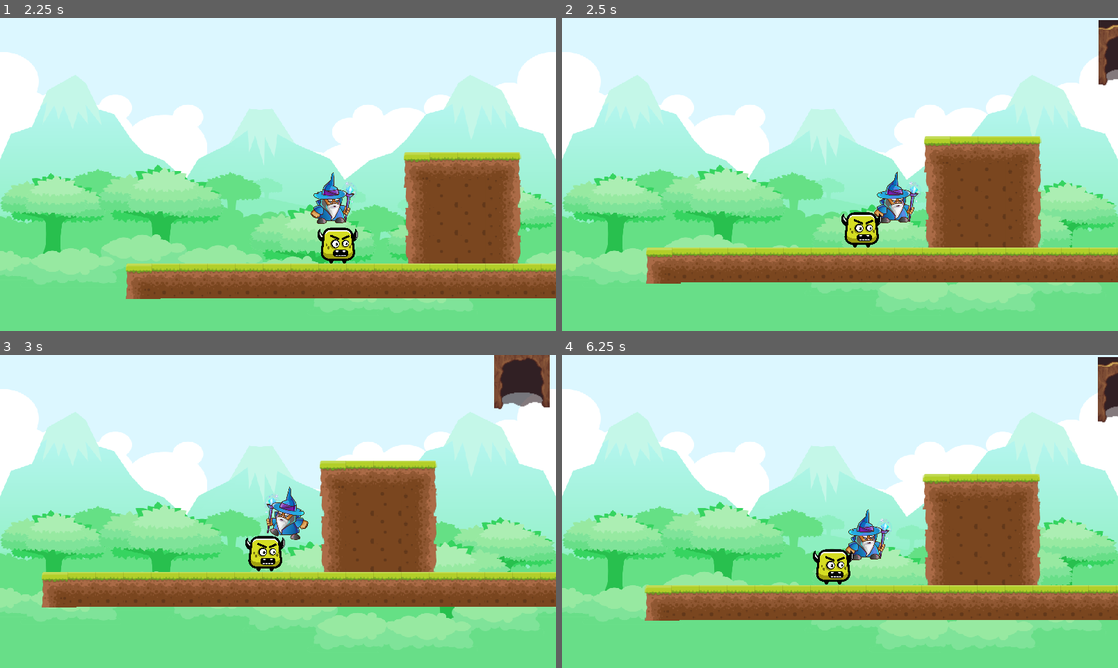
Above: before the commit, frames 1-4 (two rows, left to right).
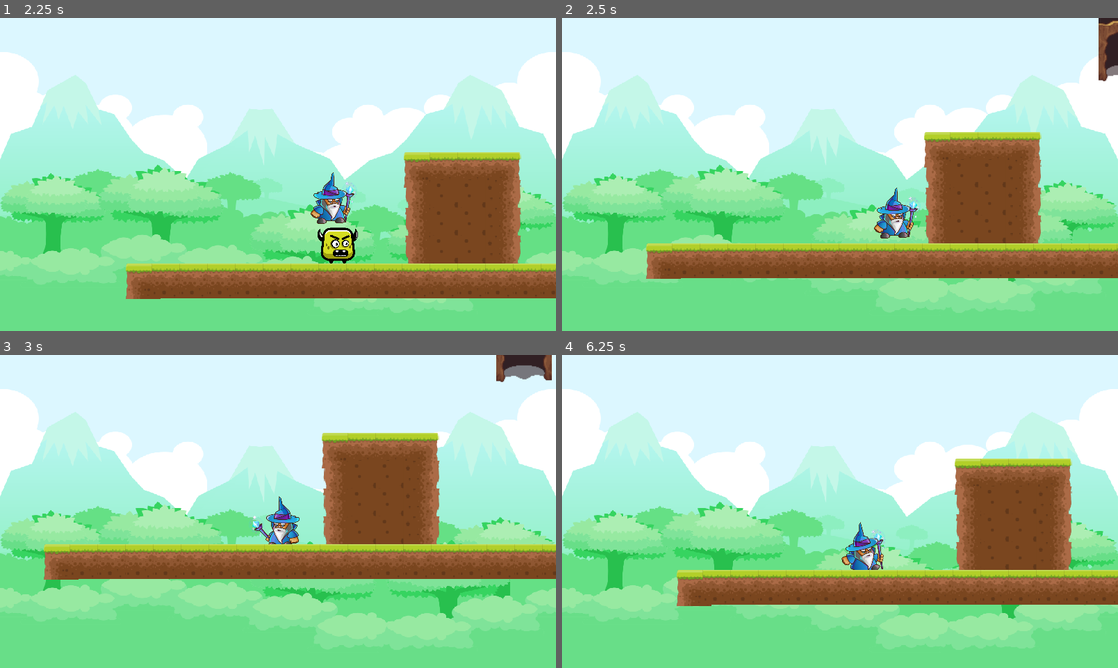
Above: after the commit, the same moments.

Repository: marivgil/TP_Games_Minion2
Game: Godot game, scene res://StartMenu.tscn
Same seed, same stepped clock (60 frames per second), same inputs: the game is played once before the commit and once after it.
Inputs:
- Up to frame 1 (2.25 s): click "Start Game" at 0.5 s; hold Right (ui_right) from 1.28 s (still down); tap Up (ui_up) at 1.52 s
- Up to frame 2 (2.5 s): keep holding Right (ui_right); tap Up (ui_up) at 2.27 s
- Up to frame 3 (3 s): release Right (ui_right) at 2.78 s; hold Left (ui_left) from 2.78 s (still down)
- Up to frame 4 (6.25 s): release Left (ui_left) at 3.53 s; hold Right (ui_right) 3.53-5.03 s; tap Up (ui_up) at 3.77, 4.52, 5.27 s; hold Left (ui_left) 5.03-5.78 s; hold Right (ui_right) from 5.78 s (still down)

Frame 1 is identical in both runs. In frame 2, 8.0% of the frame differs, in the area x 15-100%, y 0-85%; in frame 3, 23%, in the area x 7-100%, y 0-81%; in frame 4, 19%.

Commit message:
matar enemigo

Diff:
--- a/Minion2/EnemyGround.gd
+++ b/Minion2/EnemyGround.gd
@@ -25,4 +25,5 @@
 			flip = true
 
 func hurt():
-	print("DAÑO")
+	$AnimatedSprite.play("gotHit")
+	queue_free()
--- a/Minion2/EnemyGround.tscn
+++ b/Minion2/EnemyGround.tscn
@@ -26,7 +26,7 @@
 custom_solver_bias = 0.0
 extents = Vector2( 34.4194, 26.6514 )
 
-[node name="EnemyGround" type="StaticBody2D"]
+[node name="EnemyGround" type="StaticBody2D" index="0"]
 
 position = Vector2( 0.527042, 1.58112 )
 scale = Vector2( 0.7, 0.7 )
--- a/Minion2/Player.tscn
+++ b/Minion2/Player.tscn
@@ -88,7 +88,7 @@
 custom_solver_bias = 0.0
 extents = Vector2( 22.2346, 3.09422 )
 
-[node name="Player" type="KinematicBody2D" index="0"]
+[node name="Player" type="KinematicBody2D"]
 
 input_pickable = false
 collision_layer = 1
@@ -96,6 +96,9 @@
 collision/safe_margin = 0.08
 script = ExtResource( 1 )
 _sections_unfolded = [ "Transform" ]
+__meta__ = {
+"_edit_group_": true
+}
 
 [node name="CollisionShape2D" type="CollisionShape2D" parent="." index="0"]
 
